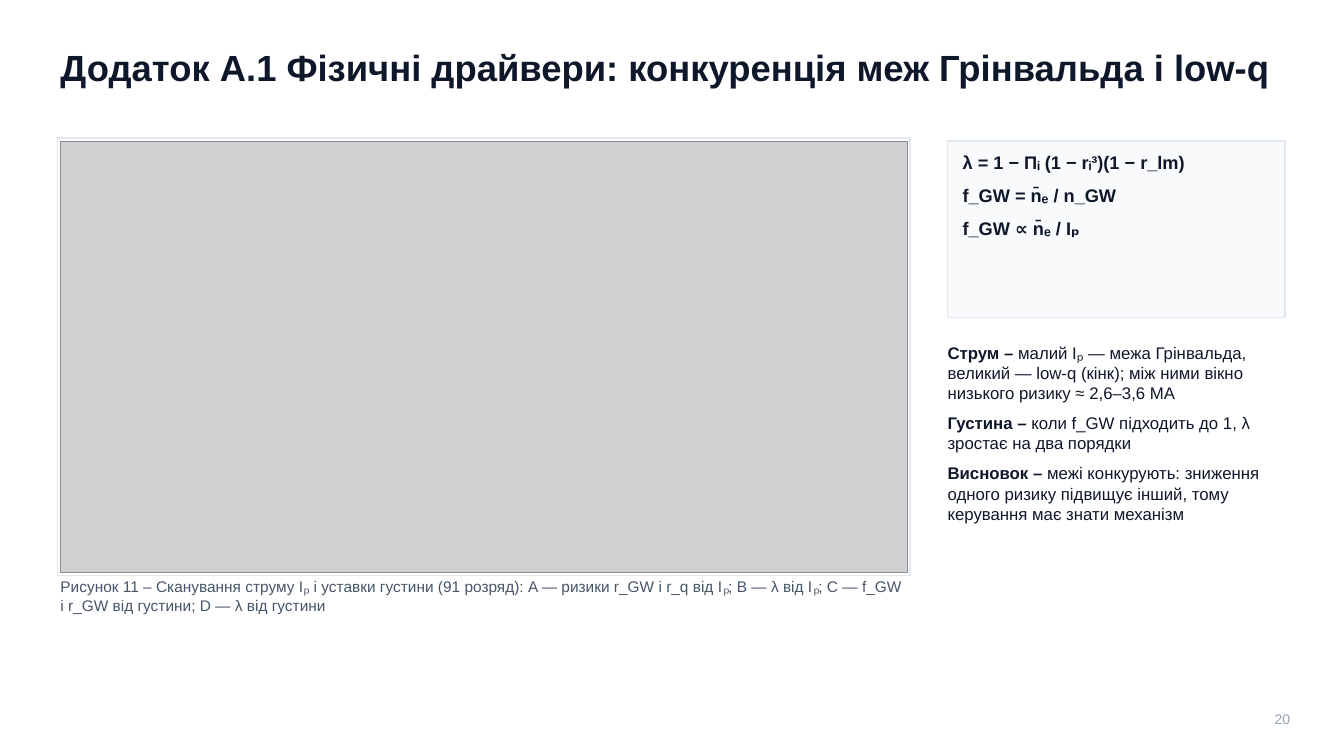
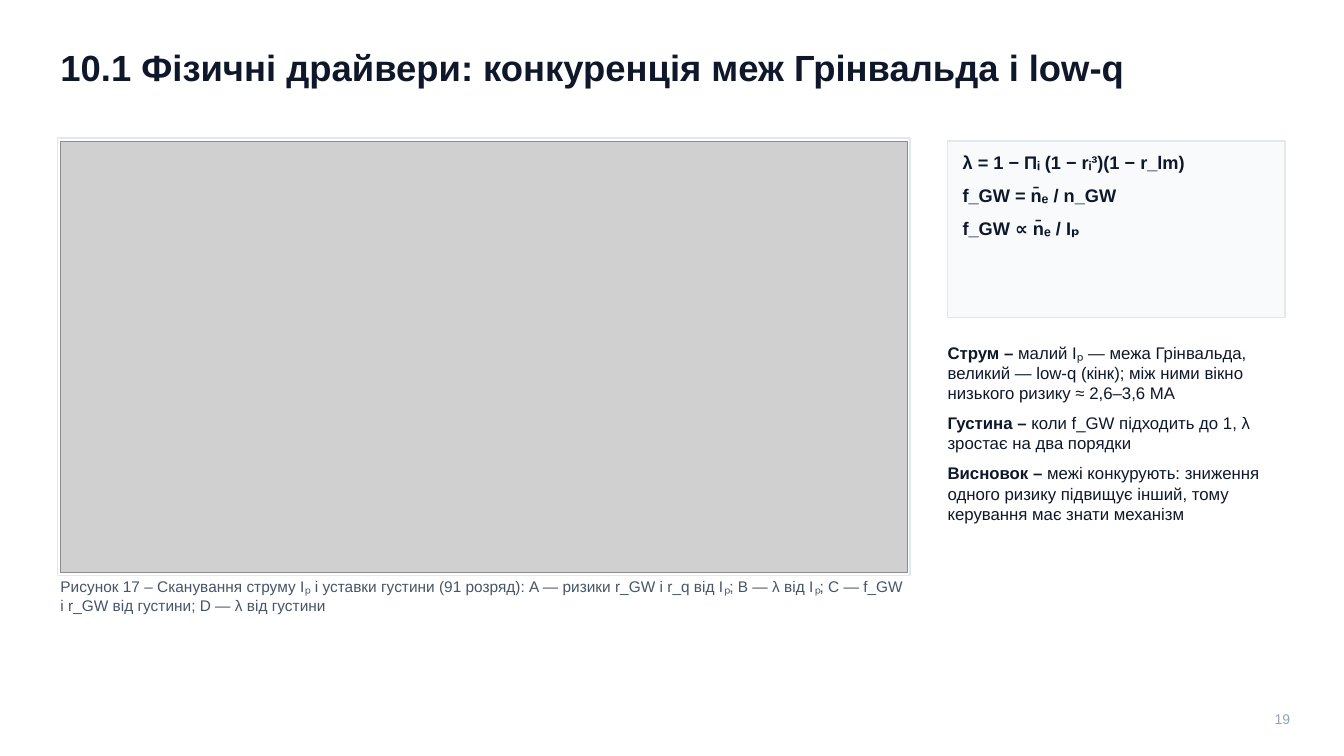
Before and after one commit to llllenah/plasma-disruption-prediction, a slide deck: slide 19 of docs/presentation.pptx (slide 20 before the commit). Drawn at 1344x756 pixels with LibreOffice and Linux fonts; fonts in the diff are those of the drawing; grey boxes stand for pictures. Boxes give left, top, right and bottom in pixels: in the first picture for what was removed or moved away, otherwise in the second. Text is boxed around its words. In the diff, an @@ line names an element or a change of style, - is before the commit and + after.

```diff
--- a/docs/presentation.pptx
+++ b/docs/presentation.pptx
@@ text at bbox=[60, 54, 1124, 89]: text changed @@
-Додаток А.1 Фізичні драйвери: конкуренція меж Грінвальда і low-q
+10.1 Фізичні драйвери: конкуренція меж Грінвальда і low-q
@@ text at bbox=[60, 581, 902, 614]: text changed @@
-Рисунок 11 – Сканування струму Iₚ і уставки густини (91 розряд): A — ризики r_GW і r_q від Iₚ; B — λ від Iₚ; C — f_GW і r_GW від густини; D — λ від густини
+Рисунок 17 – Сканування струму Iₚ і уставки густини (91 розряд): A — ризики r_GW і r_q від Iₚ; B — λ від Iₚ; C — f_GW і r_GW від густини; D — λ від густини
@@ text at bbox=[1275, 714, 1291, 724]: text changed @@
-20
+19
```
Also in this commit, not shown: 15 other slides changed, 6 slides added, 2 other files.
